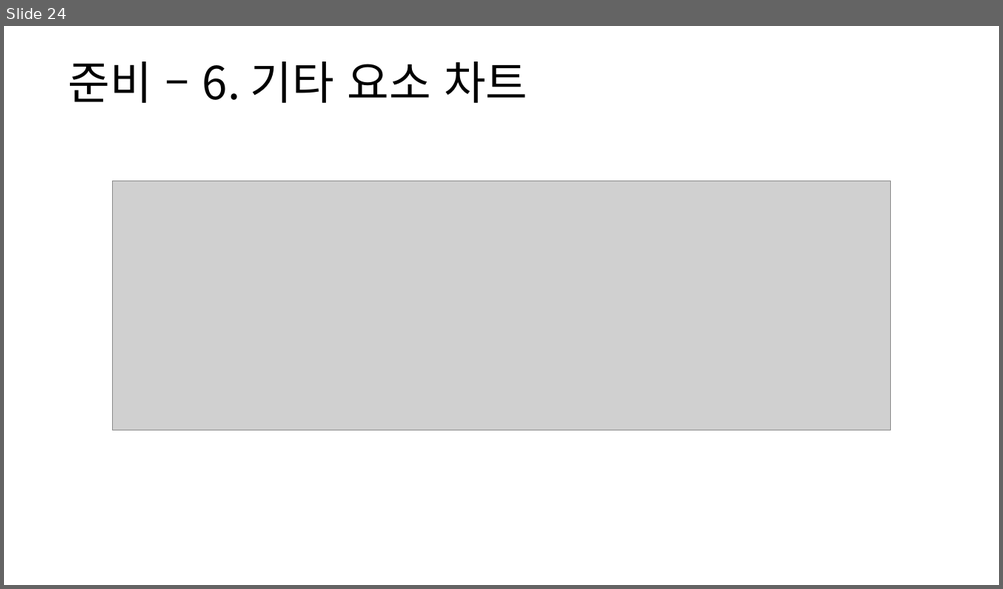
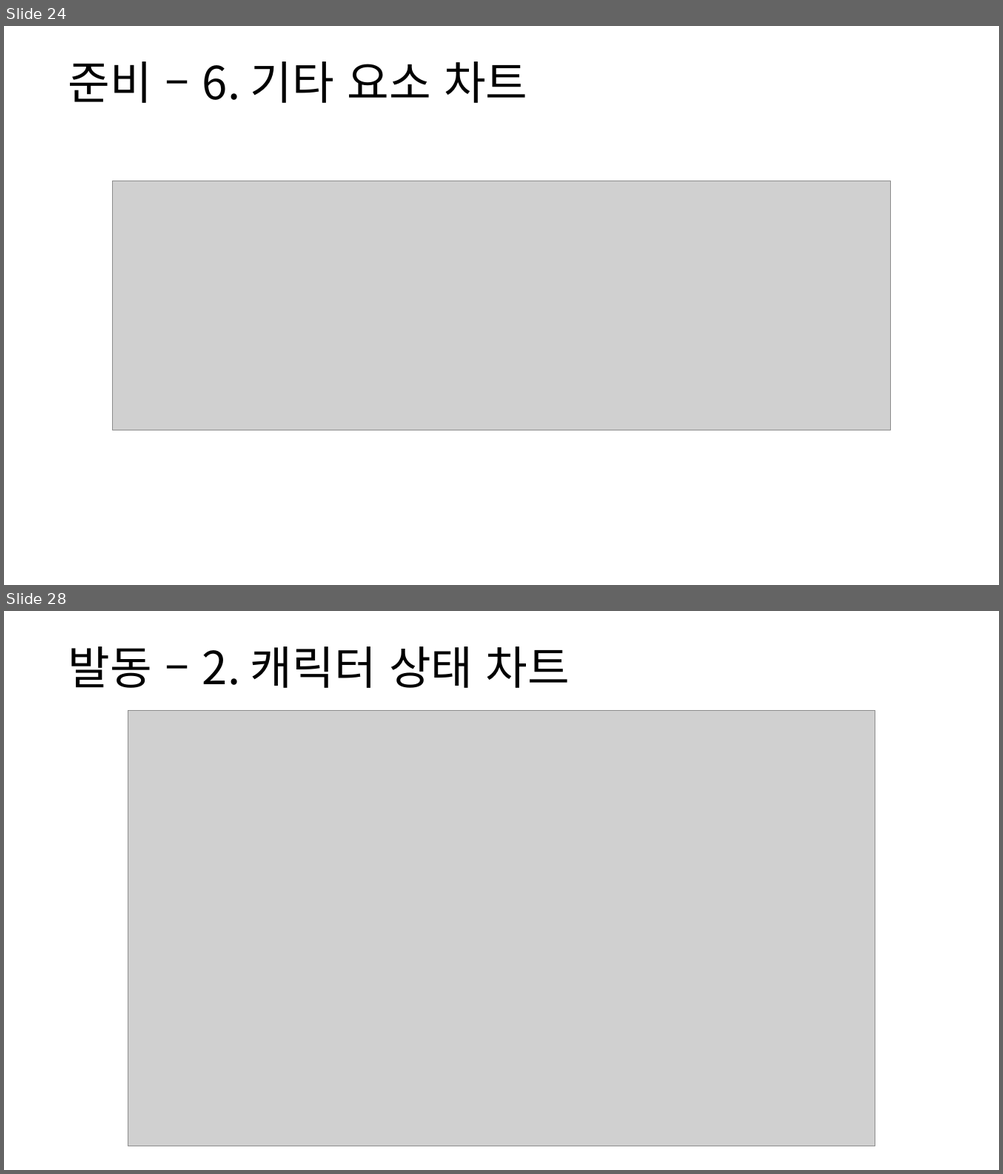
Before and after one commit to yjk0401/unityenginebasic_9th, a slide deck: 기획/방랑엽사전/스킬 시스템 기획서.pptx. Shown one above the other, each under a label of ours: slide 24 before the commit, slides 24 and 28 after it; the slides between them are not shown. The pictures are 1003x589 and 1003x1174 pixels, drawn with LibreOffice and Linux fonts; fonts in the diff are those of the drawing; grey boxes stand for pictures. Boxes give left, top, right and bottom in pixels: in the first picture for what was removed or moved away, otherwise in the second. Text is boxed around its words. In the diff, an @@ line names an element or a change of style, - is before the commit and + after.

```diff
--- a/기획/방랑엽사전/스킬 시스템 기획서.pptx
+++ b/기획/방랑엽사전/스킬 시스템 기획서.pptx
@@ slide 28 added at [4,611,999,1170], background #FFFFFF @@
@@ text added at [68,647,569,688], 44 pt, text #000000 @@
+발동 – 2. 캐릭터 상태 차트
@@ picture added at [128,711,875,1147] @@
```
Also in this commit, not shown: 1 slide changed, 13 other slides added, 10 other files.
